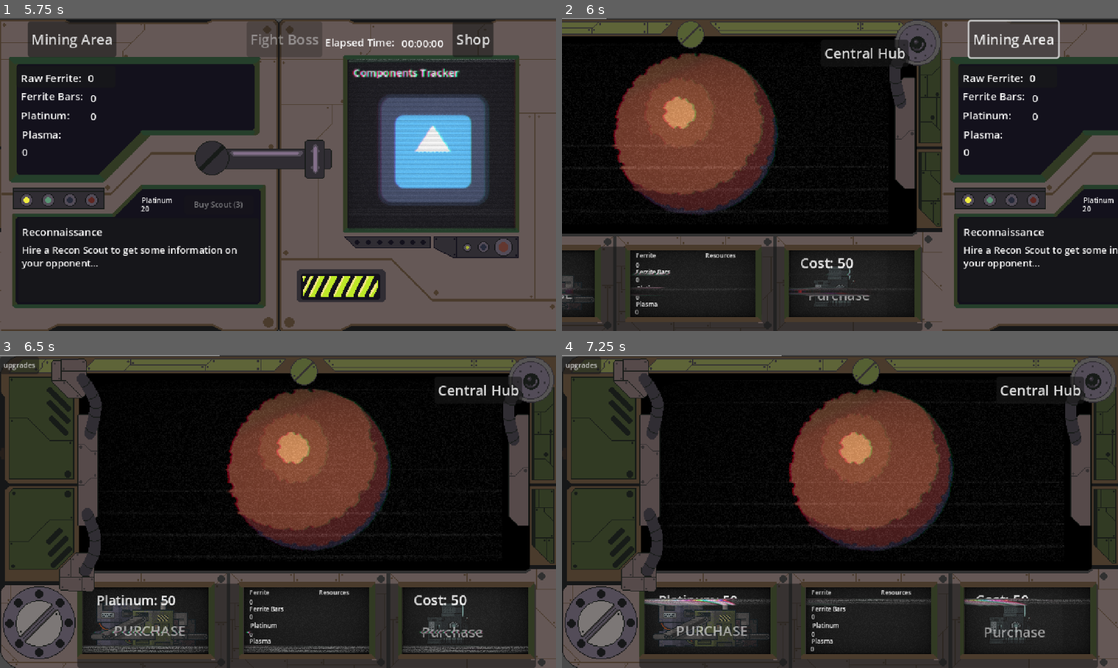
Above: before the commit, frames 1-4 (two rows, left to right).
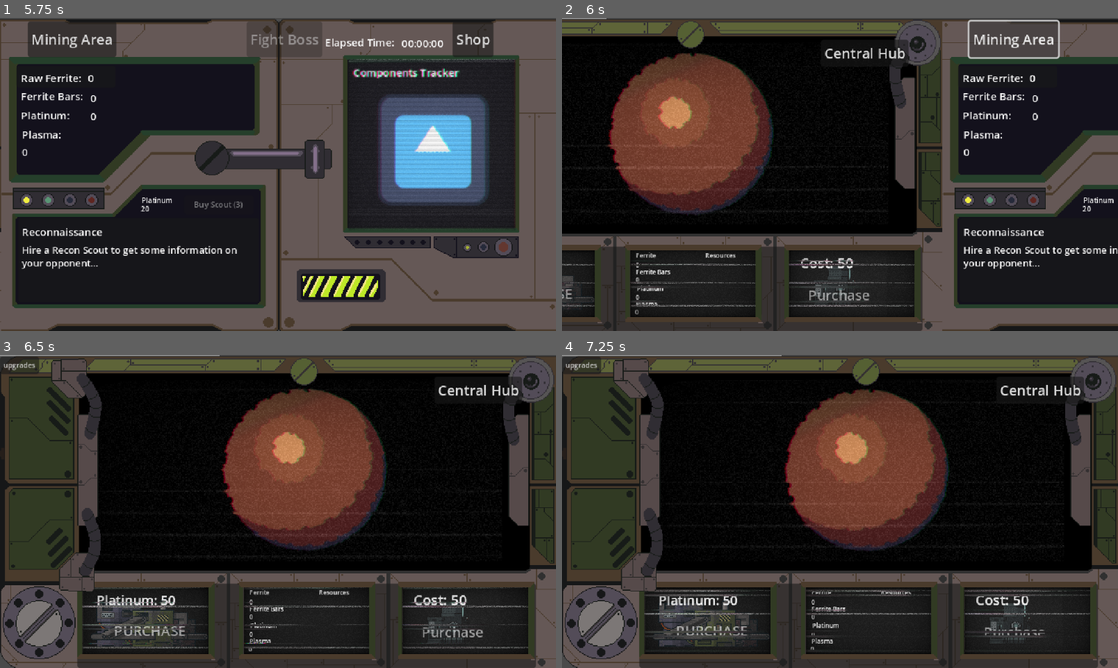
Above: after the commit, the same moments.

Repository: DennysGuy/MechvorIdle
Game: Godot game, scene res://src/scenes/MainMenu.tscn
Same seed, same stepped clock (60 frames per second), same inputs: the game is played once before the commit and once after it. The engine's default icon, where the game draws it, is replaced by a stand-in: a white triangle on a blue panel in a dark square.
Inputs (mouse positions are in pixels of both pictures, inside the frame that each line leads up to):
- Up to frame 1 (5.75 s): click "Play" at 0.5 s; click "Play" at 1.25 s; move the mouse to (400, 158) at 2.02 s; hold D (move_right) 2.03-2.75 s; click (400, 158) at 2.17 s; click "Torso" at 2.75 s; click "Arms" at 3.5 s; click "Legs" at 4.25 s; click "Central Hub" at 5 s
- Up to frame 2 (6 s): click "Mining Area" at 5.75 s
- Up to frame 3 (6.5 s): no input
- Up to frame 4 (7.25 s): move the mouse to (728, 527) at 6.52 s; hold A (move_left) from 6.53 s (still down); click (728, 527) at 6.67 s

Frame 1 is identical in both runs. In frame 2, 2.9% of the frame differs, in the area x 0-64%, y 11-93%; in frame 3, 3.7%; in frame 4, 4.0%, in the area x 14-95%, y 10-95%.
Error in both runs: Cannot call method 'change_scene_to_file' on a null value. (res://src/scripts/Panels/main_menu.gd:19)

Commit message:
got boss components created - need to finish dropping in opponent resource then add to game manager

Diff:
--- /dev/null
+++ b/mechvoridle/src/resources/mechcomponents/arms/boss_2_arms.tres
@@ -0,0 +1,19 @@
+[gd_resource type="Resource" script_class="MechArms" load_steps=2 format=3 uid="uid://dh8dt5ds0d7dw"]
+
+[ext_resource type="Script" uid="uid://marmnfdtywpd" path="res://src/scripts/mechcomponents/mech_arms.gd" id="1_rja25"]
+
+[resource]
+script = ExtResource("1_rja25")
+crit_chance_modifier = 0.0
+charge_time_modifier = 0.0
+component_name = ""
+description = ""
+health = 2500
+plasma_resistance = 0.0
+refined_ferrite_cost = 0
+plasma_cost = 0
+platinum_cost = 0
+category = 0
+component_type = 1
+weight_class = 1
+metadata/_custom_type_script = "uid://marmnfdtywpd"
--- /dev/null
+++ b/mechvoridle/src/resources/mechcomponents/arms/boss_3_arms.tres
@@ -0,0 +1,19 @@
+[gd_resource type="Resource" script_class="MechArms" load_steps=2 format=3 uid="uid://cctmq7palah20"]
+
+[ext_resource type="Script" uid="uid://marmnfdtywpd" path="res://src/scripts/mechcomponents/mech_arms.gd" id="1_q1286"]
+
+[resource]
+script = ExtResource("1_q1286")
+crit_chance_modifier = 0.0
+charge_time_modifier = 0.0
+component_name = ""
+description = ""
+health = 3125
+plasma_resistance = 0.1
+refined_ferrite_cost = 0
+plasma_cost = 0
+platinum_cost = 0
+category = 3
+component_type = 1
+weight_class = 0
+metadata/_custom_type_script = "uid://marmnfdtywpd"
--- /dev/null
+++ b/mechvoridle/src/resources/mechcomponents/heads/boss_2_head.tres
@@ -0,0 +1,18 @@
+[gd_resource type="Resource" script_class="MechHead" load_steps=2 format=3 uid="uid://ddcx6rx4i5t33"]
+
+[ext_resource type="Script" uid="uid://byj1i2hfctw2l" path="res://src/scripts/mechcomponents/mech_head.gd" id="1_ue517"]
+
+[resource]
+script = ExtResource("1_ue517")
+accuracy_bonus = 0.0
+component_name = ""
+description = ""
+health = 0
+plasma_resistance = 0.0
+refined_ferrite_cost = 0
+plasma_cost = 0
+platinum_cost = 0
+category = 0
+component_type = 0
+weight_class = 0
+metadata/_custom_type_script = "uid://byj1i2hfctw2l"
--- /dev/null
+++ b/mechvoridle/src/resources/mechcomponents/heads/boss_3_head.tres
@@ -0,0 +1,18 @@
+[gd_resource type="Resource" script_class="MechHead" load_steps=2 format=3 uid="uid://cgq1e7t6btvc3"]
+
+[ext_resource type="Script" uid="uid://byj1i2hfctw2l" path="res://src/scripts/mechcomponents/mech_head.gd" id="1_rdnss"]
+
+[resource]
+script = ExtResource("1_rdnss")
+accuracy_bonus = 0.0
+component_name = ""
+description = ""
+health = 3125
+plasma_resistance = 0.1
+refined_ferrite_cost = 0
+plasma_cost = 0
+platinum_cost = 0
+category = 0
+component_type = 0
+weight_class = 0
+metadata/_custom_type_script = "uid://byj1i2hfctw2l"
--- /dev/null
+++ b/mechvoridle/src/resources/mechcomponents/legs/boss_2_legs.tres
@@ -0,0 +1,18 @@
+[gd_resource type="Resource" script_class="MechLegs" load_steps=2 format=3 uid="uid://b8q48w8bkb15b"]
+
+[ext_resource type="Script" uid="uid://cqa88tl10c011" path="res://src/scripts/mechcomponents/mech_legs.gd" id="1_vap47"]
+
+[resource]
+script = ExtResource("1_vap47")
+dodge_chance_modifier = 0.25
+component_name = ""
+description = ""
+health = 2500
+plasma_resistance = 0.0
+refined_ferrite_cost = 0
+plasma_cost = 0
+platinum_cost = 0
+category = 0
+component_type = 1
+weight_class = 1
+metadata/_custom_type_script = "uid://cqa88tl10c011"
--- /dev/null
+++ b/mechvoridle/src/resources/mechcomponents/legs/boss_3_legs.tres
@@ -0,0 +1,18 @@
+[gd_resource type="Resource" script_class="MechLegs" load_steps=2 format=3 uid="uid://ddmgaa4vrep3s"]
+
+[ext_resource type="Script" uid="uid://cqa88tl10c011" path="res://src/scripts/mechcomponents/mech_legs.gd" id="1_rqahb"]
+
+[resource]
+script = ExtResource("1_rqahb")
+dodge_chance_modifier = 0.25
+component_name = ""
+description = ""
+health = 3125
+plasma_resistance = 0.0
+refined_ferrite_cost = 0
+plasma_cost = 0
+platinum_cost = 0
+category = 2
+component_type = 0
+weight_class = 0
+metadata/_custom_type_script = "uid://cqa88tl10c011"
--- /dev/null
+++ b/mechvoridle/src/resources/mechcomponents/torsos/boss_2_torso.tres
@@ -0,0 +1,18 @@
+[gd_resource type="Resource" script_class="MechTorso" load_steps=2 format=3 uid="uid://dddtl1j5ympsy"]
+
+[ext_resource type="Script" uid="uid://d35b44mou7bkr" path="res://src/scripts/mechcomponents/mech_torso.gd" id="1_dcdrq"]
+
+[resource]
+script = ExtResource("1_dcdrq")
+charge_speed_modifier = 0.0
+component_name = "Boss 2 torso"
+description = ""
+health = 2500
+plasma_resistance = 0.1
+refined_ferrite_cost = 0
+plasma_cost = 0
+platinum_cost = 0
+category = 1
+component_type = 1
+weight_class = 1
+metadata/_custom_type_script = "uid://d35b44mou7bkr"
--- /dev/null
+++ b/mechvoridle/src/resources/mechcomponents/torsos/boss_3_torso.tres
@@ -0,0 +1,18 @@
+[gd_resource type="Resource" script_class="MechTorso" load_steps=2 format=3 uid="uid://btoh61sm6o36t"]
+
+[ext_resource type="Script" uid="uid://d35b44mou7bkr" path="res://src/scripts/mechcomponents/mech_torso.gd" id="1_072s6"]
+
+[resource]
+script = ExtResource("1_072s6")
+charge_speed_modifier = 0.0
+component_name = "Boss 2 torso"
+description = ""
+health = 3125
+plasma_resistance = 0.1
+refined_ferrite_cost = 0
+plasma_cost = 0
+platinum_cost = 0
+category = 1
+component_type = 1
+weight_class = 0
+metadata/_custom_type_script = "uid://d35b44mou7bkr"
--- /dev/null
+++ b/mechvoridle/src/resources/mechcomponents/weapons/rifles/boss_2_rifle.tres
@@ -0,0 +1,26 @@
+[gd_resource type="Resource" script_class="MechWeapon" load_steps=2 format=3 uid="uid://cbgioclpnxt2j"]
+
+[ext_resource type="Script" uid="uid://cs720t7rvcl3x" path="res://src/scripts/mechcomponents/mech_weapon.gd" id="1_oih5d"]
+
+[resource]
+script = ExtResource("1_oih5d")
+weapon_type = 0
+weapon_class = 1
+damage = 120
+number_of_hits = 1
+charge_time = 0.0
+charge_speed = 25.0
+crit_chance = 0.15
+accuracy = 0.75
+stun_chance = 0.0
+component_name = ""
+description = ""
+health = 0
+plasma_resistance = 0.0
+refined_ferrite_cost = 0
+plasma_cost = 0
+platinum_cost = 0
+category = 4
+component_type = 0
+weight_class = 0
+metadata/_custom_type_script = "uid://cs720t7rvcl3x"
--- /dev/null
+++ b/mechvoridle/src/resources/mechcomponents/weapons/rifles/boss_3_rifle.tres
@@ -0,0 +1,26 @@
+[gd_resource type="Resource" script_class="MechWeapon" load_steps=2 format=3 uid="uid://bt1ebmm4c0rv2"]
+
+[ext_resource type="Script" uid="uid://cs720t7rvcl3x" path="res://src/scripts/mechcomponents/mech_weapon.gd" id="1_prk5q"]
+
+[resource]
+script = ExtResource("1_prk5q")
+weapon_type = 0
+weapon_class = 1
+damage = 92
+number_of_hits = 2
+charge_time = 0.0
+charge_speed = 22.0
+crit_chance = 0.15
+accuracy = 0.75
+stun_chance = 0.15
+component_name = "RFL-23XX"
+description = ""
+health = 0
+plasma_resistance = 0.0
+refined_ferrite_cost = 0
+plasma_cost = 0
+platinum_cost = 0
+category = 4
+component_type = 0
+weight_class = 0
+metadata/_custom_type_script = "uid://cs720t7rvcl3x"
--- /dev/null
+++ b/mechvoridle/src/resources/mechcomponents/weapons/rocketlaunchers/boss_launcher_1.tres
@@ -0,0 +1,26 @@
+[gd_resource type="Resource" script_class="MechWeapon" load_steps=2 format=3 uid="uid://ctiwfqnhlg6ks"]
+
+[ext_resource type="Script" uid="uid://cs720t7rvcl3x" path="res://src/scripts/mechcomponents/mech_weapon.gd" id="1_d1s6s"]
+
+[resource]
+script = ExtResource("1_d1s6s")
+weapon_type = 0
+weapon_class = 0
+damage = 385
+number_of_hits = 1
+charge_time = 0.0
+charge_speed = 20.0
+crit_chance = 0.34
+accuracy = 0.6
+stun_chance = 0.0
+component_name = "RKL-125X"
+description = ""
+health = 0
+plasma_resistance = 0.0
+refined_ferrite_cost = 0
+plasma_cost = 0
+platinum_cost = 0
+category = 4
+component_type = 0
+weight_class = 0
+metadata/_custom_type_script = "uid://cs720t7rvcl3x"
--- /dev/null
+++ b/mechvoridle/src/resources/mechcomponents/weapons/swords/boss_2_sword.tres
@@ -0,0 +1,26 @@
+[gd_resource type="Resource" script_class="MechWeapon" load_steps=2 format=3 uid="uid://sovjye8b14ll"]
+
+[ext_resource type="Script" uid="uid://cs720t7rvcl3x" path="res://src/scripts/mechcomponents/mech_weapon.gd" id="1_xhoc0"]
+
+[resource]
+script = ExtResource("1_xhoc0")
+weapon_type = 1
+weapon_class = 0
+damage = 95
+number_of_hits = 2
+charge_time = 0.0
+charge_speed = 40.0
+crit_chance = 0.15
+accuracy = 0.85
+stun_chance = 0.0
+component_name = ""
+description = ""
+health = 0
+plasma_resistance = 0.0
+refined_ferrite_cost = 0
+plasma_cost = 0
+platinum_cost = 0
+category = 0
+component_type = 0
+weight_class = 0
+metadata/_custom_type_script = "uid://cs720t7rvcl3x"
--- a/mechvoridle/src/resources/opponenet_mechs/Boss_Option_2.tres
+++ b/mechvoridle/src/resources/opponenet_mechs/Boss_Option_2.tres
@@ -1,7 +1,13 @@
-[gd_resource type="Resource" script_class="OpponentMech" load_steps=3 format=3 uid="uid://x8vwp1b6cnak"]
+[gd_resource type="Resource" script_class="OpponentMech" load_steps=9 format=3 uid="uid://x8vwp1b6cnak"]
 
 [ext_resource type="Script" uid="uid://dxhtcmsjot0co" path="res://src/scripts/mechcomponents/mech_component.gd" id="1_7cg7b"]
 [ext_resource type="Script" uid="uid://cwtn70nmowsro" path="res://src/scripts/opponent_mech.gd" id="2_onsy5"]
+[ext_resource type="Resource" uid="uid://ddcx6rx4i5t33" path="res://src/resources/mechcomponents/heads/boss_2_head.tres" id="2_xmvit"]
+[ext_resource type="Resource" uid="uid://dddtl1j5ympsy" path="res://src/resources/mechcomponents/torsos/boss_2_torso.tres" id="3_d8lpm"]
+[ext_resource type="Resource" uid="uid://b8q48w8bkb15b" path="res://src/resources/mechcomponents/legs/boss_2_legs.tres" id="4_byubk"]
+[ext_resource type="Resource" uid="uid://dh8dt5ds0d7dw" path="res://src/resources/mechcomponents/arms/boss_2_arms.tres" id="5_qccm6"]
+[ext_resource type="Resource" uid="uid://sovjye8b14ll" path="res://src/resources/mechcomponents/weapons/swords/boss_2_sword.tres" id="6_7p81g"]
+[ext_resource type="Resource" uid="uid://cbgioclpnxt2j" path="res://src/resources/mechcomponents/weapons/rifles/boss_2_rifle.tres" id="7_jww8d"]
 
 [resource]
 script = ExtResource("2_onsy5")
@@ -12,14 +18,15 @@
 total_stun_chance = 0
 total_plasma_resistance = 0.0
 opponent_mech_components = Dictionary[String, ExtResource("1_7cg7b")]({
-"Arms": null,
-"Head": null,
-"LeftWeapon": null,
-"Legs": null,
-"RightWeapon": null,
-"Torso": null
+"Arms": ExtResource("5_qccm6"),
+"Head": ExtResource("2_xmvit"),
+"LeftWeapon": ExtResource("6_7p81g"),
+"Legs": ExtResource("4_byubk"),
+"RightWeapon": ExtResource("7_jww8d"),
+"Torso": ExtResource("3_d8lpm")
 })
-tip_1 = ""
-tip_2 = ""
-tip_3 = ""
+tip_1 = "Your opponent is well balanced - seemingly at zen.
+Your opponent has minimal plasma resistance - but may project plasma as well."
+tip_2 = "Your opponent is fond of both rifles and swords - a jack of all trades."
+tip_3 = "Your opponent has a moderate amount of health, even though they are versatile, they have drawbacks. "
 metadata/_custom_type_script = "uid://cwtn70nmowsro"
--- a/mechvoridle/src/scenes/CentralStatsPanel.tscn
+++ b/mechvoridle/src/scenes/CentralStatsPanel.tscn
@@ -266,6 +266,7 @@
 offset_top = 46.0
 offset_right = 592.0
 offset_bottom = 243.0
+mouse_filter = 2
 
 [node name="NameEntryBox" type="ColorRect" parent="."]
 visible = false
--- a/mechvoridle/src/scenes/MiningPane.tscn
+++ b/mechvoridle/src/scenes/MiningPane.tscn
@@ -72,7 +72,7 @@
 shader_parameter/pixelate = false
 shader_parameter/roll = true
 shader_parameter/roll_speed = 3.0
-shader_parameter/roll_size = 22.621
+shader_parameter/roll_size = 96.848
 shader_parameter/roll_variation = 4.444
 shader_parameter/distort_intensity = 0.1
 shader_parameter/noise_opacity = 0.482
@@ -129,7 +129,7 @@
 render_target_update_mode = 4
 
 [node name="AsteroidArea" parent="ColorRect/SubViewportContainer/SubViewport" instance=ExtResource("2_1hqb7")]
-position = Vector2(-48, -16)
+position = Vector2(-53, -16)
 
 [node name="RefineryStationPanel" parent="ColorRect" instance=ExtResource("4_l11te")]
 layout_mode = 0
--- a/mechvoridle/src/scripts/Panels/ArenaScene/charge_bar.gd
+++ b/mechvoridle/src/scripts/Panels/ArenaScene/charge_bar.gd
@@ -111,15 +111,16 @@
 	#calculate hit
 	if attempt_attack_landed(true_accuracy, true_target_dodge_chance):
 		#calculate crit_chance
+		var random_damage : int = randi_range(weapon.damage - 40, weapon.damage)
 		if crit_landed(true_crit_chance):
-			var true_damage : int = weapon.damage * 2
-			damage_label.output = "-"+str(true_damage)
+			var true_damage : int = random_damage * 2
+			damage_label.output = "-"+str(true_damage)+"HP"
 			if belongs_to_player():
 				GameManager.chosen_opponent.current_health -= int(true_damage)
 				SignalBus.update_opponent_health_bar.emit()
 				damage_label.position = boss_label_marker.position
 			else:
-				GameManager.current_health -= int(true_damage)
+				GameManager.current_health -= random_damage
 				SignalBus.update_player_health_bar.emit()
 				SignalBus.shake_camera.emit()
 				damage_label.position = boss_label_marker.position
@@ -129,12 +130,12 @@
 
 		damage_label.output = "-"+str(weapon.damage)
 		if belongs_to_player():
-			GameManager.chosen_opponent.current_health -= weapon.damage
+			GameManager.chosen_opponent.current_health -= random_damage
 			SignalBus.update_opponent_health_bar.emit()
 			damage_label.position = boss_label_marker.position
 
 		else:
-			GameManager.current_health -= weapon.damage
+			GameManager.current_health -= random_damage
 			SignalBus.update_player_health_bar.emit()
 			SignalBus.shake_camera.emit()
 			damage_label.position = player_label_marker.position
